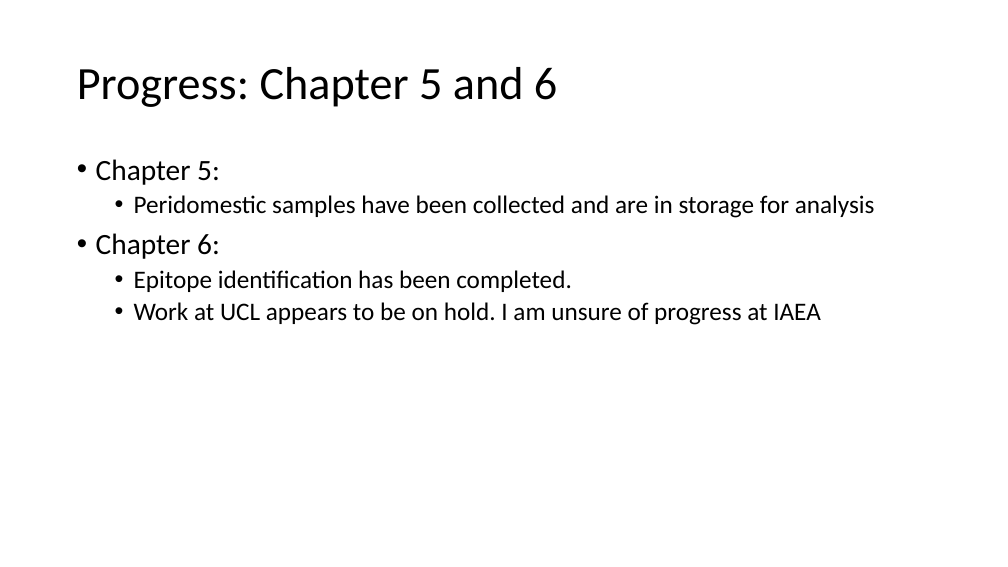
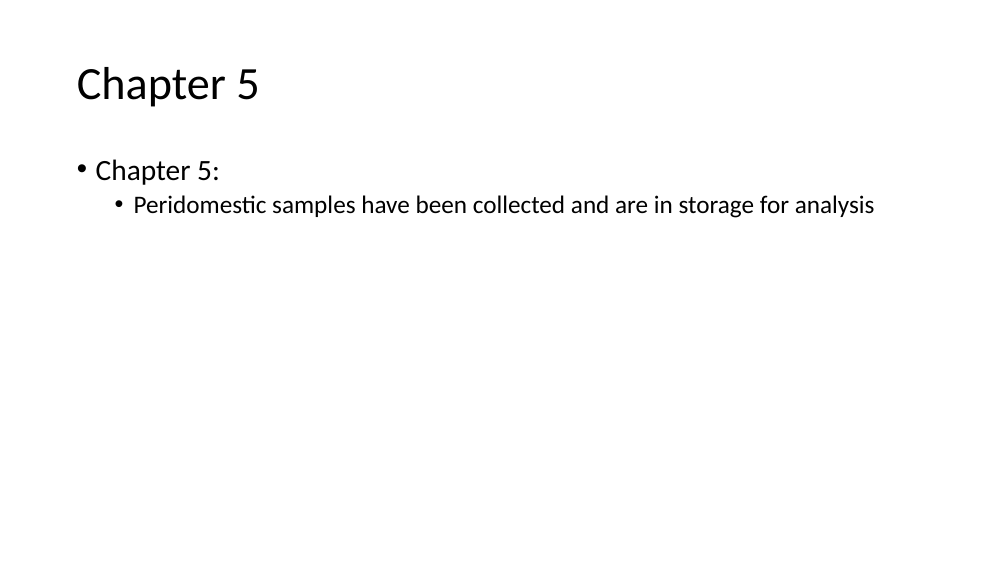
Before and after one commit to DidDrog11/phd_project, a slide deck: slide 10 of reports/supervisor_meeting_update/meeting_presentation_2022-10-27.pptx (slide 6 before the commit). Drawn at 1008x567 pixels with LibreOffice and Linux fonts; fonts in the diff are those of the drawing. Boxes give left, top, right and bottom in pixels: in the first picture for what was removed or moved away, otherwise in the second. Text is boxed around its words. In the diff, an @@ line names an element or a change of style, - is before the commit and + after.

```diff
--- a/reports/supervisor_meeting_update/meeting_presentation_2022-10-27.pptx
+++ b/reports/supervisor_meeting_update/meeting_presentation_2022-10-27.pptx
@@ title at <box>77,67,259,107</box>: text changed @@
-Progress: Chapter 5 and 6
+Chapter 5
@@ text at <box>96,233,820,325</box>: paragraphs removed @@
-• Chapter 6:
-  • Epitope identification has been completed.
-  • Work at UCL appears to be on hold. I am unsure of progress at IAEA
```
Also in this commit, not shown: 4 other slides changed, 5 slides added, 2 slides removed, 1 other file.
